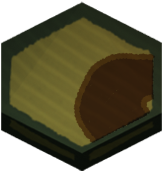
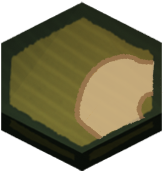
Layered file, before and after one edit (163px x 172px). Changes by layer:
pixels changed over box(73, 52, 163, 143) (layer not identified)
